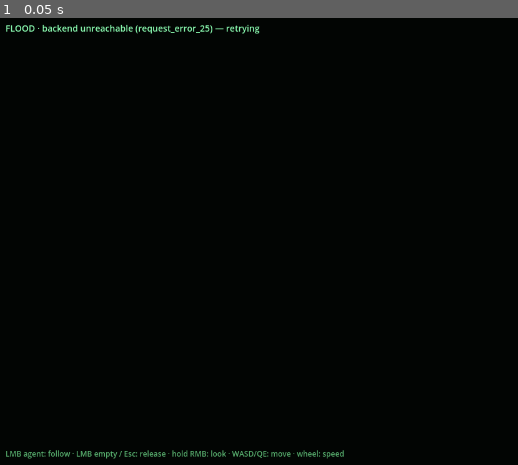
Above: before the commit, frame 1.
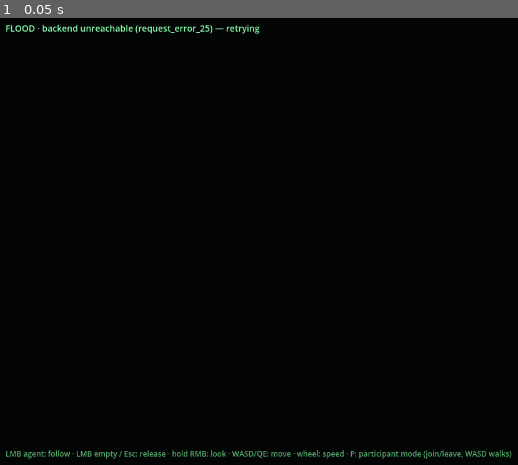
Above: after the commit, the same moment.

Repository: jamesdileva/matrix
Game: Godot game, scene res://scenes/main.tscn
Same seed, same stepped clock (60 frames per second), same inputs: the game is played once before the commit and once after it.
Inputs:
- Up to frame 1 (0.05 s): no input

The runs differ from the first frame. In frame 1, 0.3% of the frame differs, in the area x 66-99%, y 96-99%.

Commit message:
S20: human avatar — participant entity, Godot participant mode, console mode switch, participant smoke

Diff:
--- a/world-client/scripts/api.gd
+++ b/world-client/scripts/api.gd
@@ -41,6 +41,24 @@
 	)
 
 
+## Participant mode (S20): the operator as an entity in the world.
+func join_participant(world_id: int) -> void:
+	_request(HTTPClient.METHOD_POST, "/api/worlds/%d/participant/join" % world_id, "participant_join")
+
+
+func leave_participant(world_id: int) -> void:
+	_request(HTTPClient.METHOD_POST, "/api/worlds/%d/participant/leave" % world_id, "participant_leave")
+
+
+func move_participant(world_id: int, direction: String) -> void:
+	_request(
+		HTTPClient.METHOD_POST,
+		"/api/worlds/%d/participant/move" % world_id,
+		"participant_move",
+		JSON.stringify({"direction": direction}),
+	)
+
+
 func _request(method: int, path: String, kind: String, body := "") -> void:
 	var http := HTTPRequest.new()
 	http.timeout = 5.0
--- a/world-client/scripts/free_cam.gd
+++ b/world-client/scripts/free_cam.gd
@@ -7,6 +7,10 @@
 
 var move_speed := 10.0
 var follow_target: Node3D = null
+
+## When frozen, the camera still looks but takes no movement input —
+## participant mode (S20) drives the avatar instead.
+var frozen := false
 
 var _follow_offset := Vector3(0, 6, 9)
 var _yaw := 0.0
@@ -51,7 +55,7 @@
 
 
 func _process(delta: float) -> void:
-	var input := _movement_vector()
+	var input := _movement_vector() if not frozen else Vector3.ZERO
 	if is_following():
 		_apply_follow(delta, input)
 	else:
--- a/world-client/scripts/main.gd
+++ b/world-client/scripts/main.gd
@@ -16,6 +16,8 @@
 const POLL_INTERVAL := 0.2
 const EVENT_POLL_INTERVAL := 0.5
 const SMOKE_TIMEOUT := 25.0
+const PARTICIPANT_ID := 1001  # the Simulation API's participant entity id (S20)
+const MOVE_INTERVAL := 0.18   # seconds between participant steps
 
 var api
 var world_view
@@ -41,15 +43,28 @@
 var _last_tick := -1
 var _last_agent_count := 0
 
+# Participant mode (S20).
+var _participant_mode := false
+var _participant_joined := false
+var _participant_position := Vector2i.ZERO
+var _participant_start := Vector2i.ZERO
+var _move_timer := 0.0
+var _participant_smoke := false
+var _participant_smoke_stage := 0
+var _participant_smoke_deadline := 0
+
 
 func _ready() -> void:
 	_smoke = OS.get_environment("FLOOD_SMOKE") != ""
+	_participant_smoke = OS.get_environment("FLOOD_PARTICIPANT") != ""
 	_build_scene()
 	api = ApiScript.new(self)
 	api.request_finished.connect(_on_api_response)
 	_try_connect()
 	if _smoke:
 		_smoke_deadline = Time.get_ticks_msec() + int(SMOKE_TIMEOUT * 1000)
+	if _participant_smoke:
+		_participant_smoke_deadline = Time.get_ticks_msec() + int(SMOKE_TIMEOUT * 1000)
 
 
 func _build_scene() -> void:
@@ -101,7 +116,7 @@
 	layer.add_child(event_log)
 
 	var help := Label.new()
-	help.text = "LMB agent: follow · LMB empty / Esc: release · hold RMB: look · WASD/QE: move · wheel: speed"
+	help.text = "LMB agent: follow · LMB empty / Esc: release · hold RMB: look · WASD/QE: move · wheel: speed · P: participant mode (join/leave, WASD walks)"
 	help.add_theme_color_override("font_color", Color(0.4, 0.8, 0.5, 0.85))
 	help.add_theme_font_size_override("font_size", 12)
 	help.set_anchors_and_offsets_preset(Control.PRESET_BOTTOM_LEFT)
@@ -157,6 +172,32 @@
 			_events_busy = false
 			if world_id != -1 and error == "":
 				_apply_events(data)
+		"participant_join":
+			if error != "":
+				_set_status("participant join failed: %s" % error)
+				_participant_mode = false
+				_participant_smoke_finish(false)
+				return
+			_participant_mode = true
+			_participant_joined = true
+			var pos: Dictionary = data.get("position", {})
+			_participant_position = Vector2i(int(pos.get("x", 0)), int(pos.get("y", 0)))
+			_participant_start = _participant_position
+			cam.frozen = true
+			_set_status("participant · world %d · (%d, %d) — P to leave" % [
+				world_id, _participant_position.x, _participant_position.y,
+			])
+		"participant_leave":
+			_participant_mode = false
+			_participant_joined = false
+			cam.frozen = false
+			cam.release()
+			_set_status("left the world · observer mode")
+		"participant_move":
+			if error == "":
+				var moved: Dictionary = data.get("position", {})
+				if not moved.is_empty():
+					_participant_position = Vector2i(int(moved.get("x", 0)), int(moved.get("y", 0)))
 
 
 func _apply_state(data: Dictionary) -> void:
@@ -171,12 +212,21 @@
 	_last_tick = int(data.get("tick", 0))
 	var entities: Dictionary = data.get("entities", {})
 	_last_agent_count = entities.size()
-	tick_label.text = "tick %d · %d agents%s" % [
+	var participant_here := entities.has(str(PARTICIPANT_ID))
+	tick_label.text = "tick %d · %d agents%s%s" % [
 		_last_tick, _last_agent_count,
 		" · PAUSED" if bool(data.get("paused", false)) else "",
+		" · PARTICIPANT (%d, %d)" % [_participant_position.x, _participant_position.y]
+			if _participant_mode else "",
 	]
+	if _participant_mode and participant_here:
+		var node: Node3D = world_view.agent_node(PARTICIPANT_ID)
+		if node != null and not cam.is_following():
+			cam.follow(node)
 	if _smoke and not _smoke_done and _last_agent_count > 0:
 		_smoke_finish(true)
+	if _participant_smoke:
+		_participant_smoke_step(participant_here)
 
 
 func _apply_events(data: Dictionary) -> void:
@@ -214,6 +264,9 @@
 	if _smoke and not _smoke_done and Time.get_ticks_msec() > _smoke_deadline:
 		_smoke_finish(false)
 		return
+	if _participant_smoke and not _participant_smoke_stage >= 99 and Time.get_ticks_msec() > _participant_smoke_deadline:
+		_participant_smoke_finish(false)
+		return
 	if world_id == -1:
 		_retry_timer += delta
 		if _retry_timer >= 2.0 and not _connecting:
@@ -230,10 +283,42 @@
 		_event_timer = 0.0
 		_events_busy = true
 		api.get_events(world_id, last_event_id)
+	if _participant_mode:
+		_move_timer += delta
+		if _move_timer >= MOVE_INTERVAL:
+			_move_timer = 0.0
+			var direction := _wasd_direction()
+			if direction != "":
+				api.move_participant(world_id, direction)
+
+
+## WASD mapped through the camera's yaw onto the grid's cardinal
+## directions (the client's +z is the world's south).
+func _wasd_direction() -> String:
+	var basis := cam.global_transform.basis
+	var forward := Vector2(-basis.z.x, -basis.z.y * 0.0 - basis.z.z)
+	var right := Vector2(basis.x.x, basis.x.z)
+	var v := Vector2.ZERO
+	if Input.is_physical_key_pressed(KEY_W):
+		v += forward
+	if Input.is_physical_key_pressed(KEY_S):
+		v -= forward
+	if Input.is_physical_key_pressed(KEY_D):
+		v += right
+	if Input.is_physical_key_pressed(KEY_A):
+		v -= right
+	if v.length() < 0.2:
+		return ""
+	v = v.normalized()
+	if absf(v.x) > absf(v.y):
+		return "east" if v.x > 0.0 else "west"
+	return "south" if v.y > 0.0 else "north"
 
 
 func _unhandled_input(event: InputEvent) -> void:
 	if event is InputEventMouseButton and event.pressed and event.button_index == MOUSE_BUTTON_LEFT:
+		if _participant_mode:
+			return
 		if cam.is_following():
 			cam.release()
 			_set_status("released")
@@ -244,6 +329,47 @@
 				if node != null:
 					cam.follow(node)
 					_set_status("following agent %d — LMB/Esc to release" % id)
+	elif event is InputEventKey and event.pressed and event.keycode == KEY_P and world_id != -1:
+		if _participant_mode:
+			api.leave_participant(world_id)
+		else:
+			_participant_mode = true
+			_set_status("joining as participant ...")
+			api.join_participant(world_id)
+
+
+## Headless participant self-test (S20): join, walk, verify the avatar
+## actually moved, leave, report.
+func _participant_smoke_step(participant_here: bool) -> void:
+	match _participant_smoke_stage:
+		0:
+			api.join_participant(world_id)
+			_participant_smoke_stage = 1
+		1:
+			if participant_here:
+				api.move_participant(world_id, "east")
+				_participant_smoke_stage = 2
+		2:
+			if _participant_position.x > _participant_start.x:
+				api.leave_participant(world_id)
+				_participant_smoke_stage = 3
+		3:
+			if not participant_here:
+				_participant_smoke_finish(true)
+
+
+func _participant_smoke_finish(ok: bool) -> void:
+	if _participant_smoke_stage >= 99:
+		return
+	_participant_smoke_stage = 99
+	if ok:
+		print("PARTICIPANT_SMOKE OK world=%d moved_to=(%d, %d)" % [
+			world_id, _participant_position.x, _participant_position.y,
+		])
+		get_tree().quit(0)
+	else:
+		print("PARTICIPANT_SMOKE FAIL: could not join/move/leave as a participant")
+		get_tree().quit(1)
 
 
 func _smoke_finish(ok: bool) -> void:
--- a/world-client/scripts/world_view.gd
+++ b/world-client/scripts/world_view.gd
@@ -8,6 +8,10 @@
 
 const CELL := 1.0
 const AGENT_HEIGHT := 0.45
+
+## The participant's entity id in the Simulation API (S20). The client
+## draws it amber and labels it "you".
+const PARTICIPANT_ID := 1001
 
 var terrain_root: Node3D
 var objects_root: Node3D
@@ -174,14 +178,19 @@
 	capsule.radius = 0.22
 	capsule.height = 0.8
 	body.mesh = capsule
-	body.material_override = _material(Color(0.05, 0.25, 0.12), Color(0.2, 1.0, 0.5), 1.1)
+	var is_participant := id == PARTICIPANT_ID
+	body.material_override = (
+		_material(Color(0.25, 0.18, 0.02), Color(1.0, 0.75, 0.2), 1.3)
+		if is_participant
+		else _material(Color(0.05, 0.25, 0.12), Color(0.2, 1.0, 0.5), 1.1)
+	)
 	root.add_child(body)
 	var label := Label3D.new()
-	label.text = "Agent %d" % id
+	label.text = "you" if is_participant else "Agent %d" % id
 	label.billboard = BaseMaterial3D.BILLBOARD_ENABLED
 	label.font_size = 40
 	label.pixel_size = 0.004
-	label.modulate = Color(0.55, 1.0, 0.7)
+	label.modulate = Color(1.0, 0.85, 0.45) if is_participant else Color(0.55, 1.0, 0.7)
 	label.outline_size = 8
 	label.position = Vector3(0, 0.85, 0)
 	root.add_child(label)
Not shown, changed: backend/app/api/worlds.py
Not shown, changed: backend/app/host.py
Not shown, added: backend/tests/test_api_participant.py
Not shown, added: frontend/src/ParticipantPanel.tsx
Not shown, changed: frontend/src/WorldDashboard.tsx
Not shown, changed: frontend/src/api.ts
Not shown, changed: quick-reference.md
Not shown, changed: worklog.md
